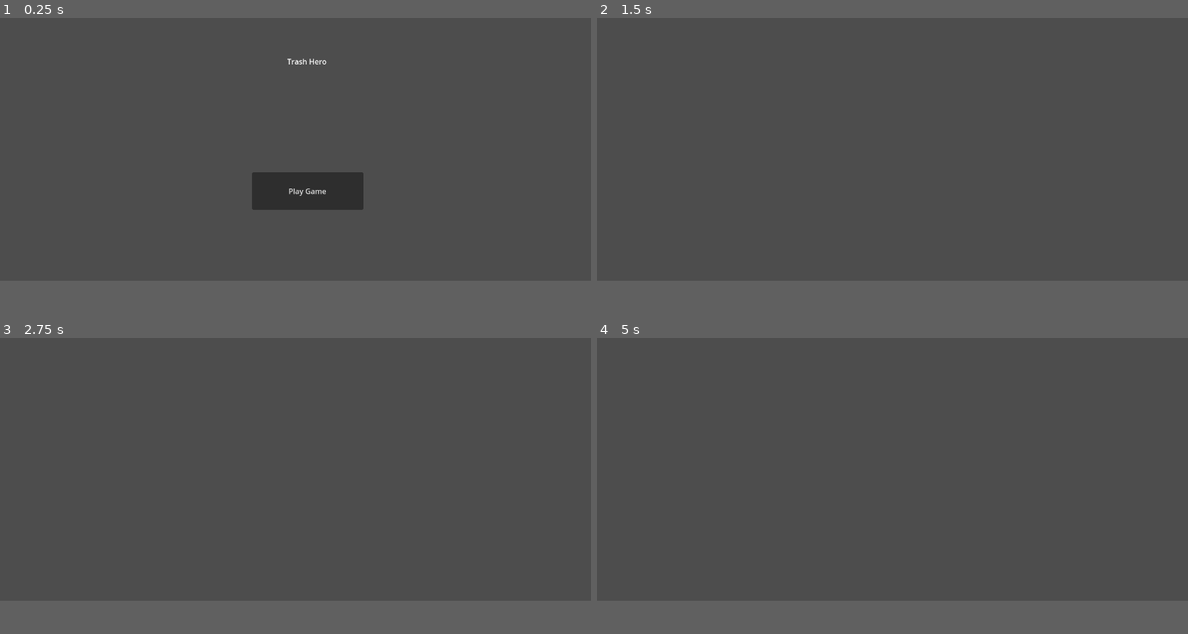
Above: before the commit, frames 1-4 (two rows, left to right).
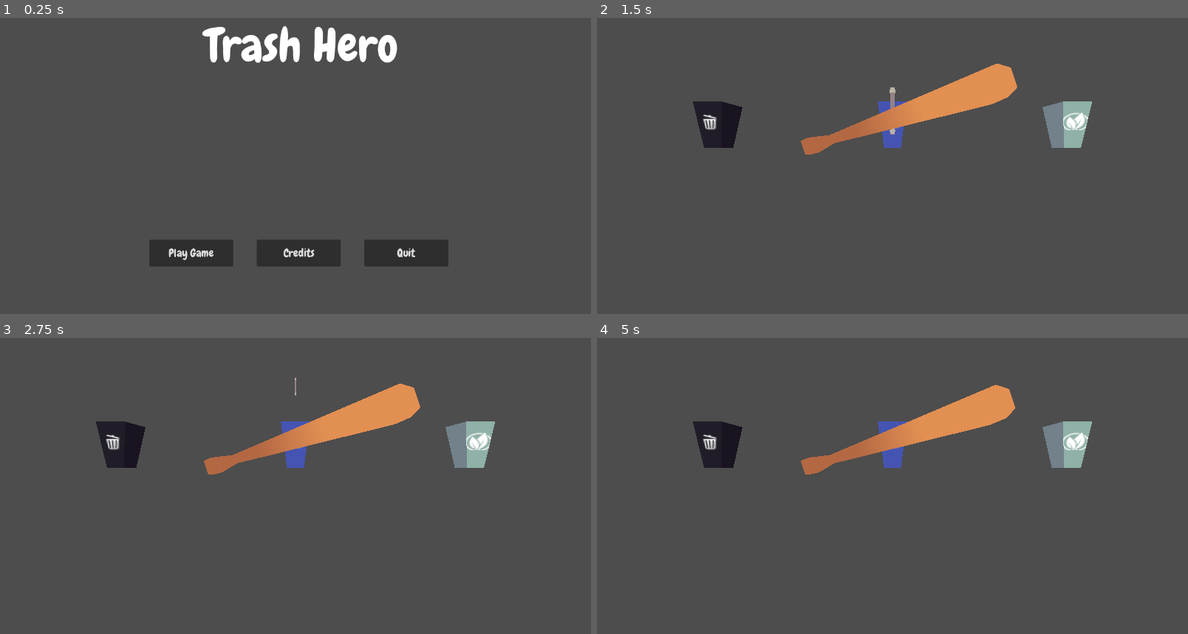
Above: after the commit, the same moments.

Repository: Manas701/SVCGameJam
Game: Godot game, scene res://scenes/main menu.tscn
Same seed, same stepped clock (60 frames per second), same inputs: the game is played once before the commit and once after it. This scene is started directly instead of the project's main scene.
Inputs (mouse positions are in pixels of both pictures, inside the frame that each line leads up to):
- Up to frame 1 (0.25 s): no input
- Up to frame 2 (1.5 s): click "Play Game" (after the commit: "Credits") at 0.5 s; click (786, 225) at 1.25 s, where only the run after the commit has a clickable "Play Game"
- Up to frame 3 (2.75 s): tap Enter at 2 s; hold Space (swing) from 2.03 s (still down)
- Up to frame 4 (5 s): release Space (swing) at 2.78 s; tap Space (swing) at 2.85, 4.35 s; hold Space (swing) 3.53-4.28 s
In our replay, the window is 800x405 before the commit and 800x450 after it. These sizes can differ from the game's own. Grey fills any space a smaller window leaves; there, only what the larger window draws over its background counts as a difference.

The runs differ from the first frame. In frame 1, 8.0% of the frame differs, in the area x 25-76%, y 2-84%; in frame 2, 5.3%; in frame 3, 5.3%; in frame 4, 5.2%.

Commit message:
fonts, main menu

Diff:
--- a/assets/scripts/startButton.gd
+++ b/assets/scripts/startButton.gd
@@ -4,4 +4,4 @@
 # Called when the node enters the scene tree for the first time.
 
 func _on_pressed():
-	get_tree().change_scene_to_file("res://scenes/main.tscn")
+	get_tree().change_scene_to_file("res://scenes/manasScene.tscn")
--- a/project.godot
+++ b/project.godot
@@ -18,6 +18,7 @@
 [display]
 
 window/size/viewport_width=1280
+window/size/viewport_height=720
 
 [input]
 
--- a/scenes/andrewScene.tscn
+++ /dev/null
@@ -1,31 +0,0 @@
-[gd_scene load_steps=7 format=3 uid="uid://dn0f5hple32ht"]
-
-[ext_resource type="PackedScene" uid="uid://dmsyawi4g6mgw" path="res://scenes/main menu.tscn" id="2_h07u2"]
-[ext_resource type="Script" path="res://assets/scripts/startButton.gd" id="2_rtv6w"]
-[ext_resource type="PackedScene" uid="uid://blrsu6t7na4pf" path="res://prefabs/bin_compost.tscn" id="3_flcgy"]
-
-[sub_resource type="ProceduralSkyMaterial" id="ProceduralSkyMaterial_5lfbw"]
-
-[sub_resource type="Sky" id="Sky_fn5y6"]
-sky_material = SubResource("ProceduralSkyMaterial_5lfbw")
-
-[sub_resource type="Environment" id="Environment_jd2x6"]
-background_mode = 2
-sky = SubResource("Sky_fn5y6")
-
-[node name="Node3D" type="Node3D"]
-
-[node name="Camera3D" type="Camera3D" parent="."]
-
-[node name="WorldEnvironment" type="WorldEnvironment" parent="."]
-environment = SubResource("Environment_jd2x6")
-
-[node name="Camera3D" type="Camera3D" parent="WorldEnvironment"]
-
-[node name="CanvasLayer" type="CanvasLayer" parent="."]
-
-[node name="Control" parent="CanvasLayer" instance=ExtResource("2_h07u2")]
-script = ExtResource("2_rtv6w")
-
-[node name="Bin_Compost" parent="." instance=ExtResource("3_flcgy")]
-transform = Transform3D(1, 0, 0, 0, 1, 0, 0, 0, 1, 0.131283, 0, -2.73551)
--- a/scenes/main menu.tscn
+++ b/scenes/main menu.tscn
@@ -1,6 +1,7 @@
-[gd_scene load_steps=2 format=3 uid="uid://dmsyawi4g6mgw"]
+[gd_scene load_steps=3 format=3 uid="uid://dmsyawi4g6mgw"]
 
 [ext_resource type="Script" path="res://assets/scripts/startButton.gd" id="1_jfpvg"]
+[ext_resource type="FontFile" uid="uid://brlxgerq8nwag" path="res://assets/fonts/Chewy-Regular.ttf" id="1_qjs83"]
 
 [node name="Control" type="Control"]
 layout_mode = 3
@@ -12,19 +13,45 @@
 
 [node name="Title" type="Label" parent="."]
 layout_mode = 0
-offset_left = 622.0
-offset_top = 161.0
-offset_right = 708.0
-offset_bottom = 187.0
+offset_left = 443.0
+offset_top = 74.0
+offset_right = 862.0
+offset_bottom = 206.0
+theme_override_fonts/font = ExtResource("1_qjs83")
+theme_override_font_sizes/font_size = 100
 text = "Trash Hero"
 
 [node name="startButton" type="Button" parent="."]
 layout_mode = 0
-offset_left = 546.0
-offset_top = 413.0
-offset_right = 787.0
-offset_bottom = 494.0
+offset_left = 323.0
+offset_top = 559.0
+offset_right = 505.0
+offset_bottom = 617.0
+theme_override_fonts/font = ExtResource("1_qjs83")
+theme_override_font_sizes/font_size = 24
 text = "Play Game"
 script = ExtResource("1_jfpvg")
 
+[node name="startButton2" type="Button" parent="."]
+layout_mode = 0
+offset_left = 789.0
+offset_top = 559.0
+offset_right = 971.0
+offset_bottom = 617.0
+theme_override_fonts/font = ExtResource("1_qjs83")
+theme_override_font_sizes/font_size = 24
+text = "Quit"
+
+[node name="startButton3" type="Button" parent="."]
+layout_mode = 0
+offset_left = 556.0
+offset_top = 559.0
+offset_right = 738.0
+offset_bottom = 617.0
+theme_override_fonts/font = ExtResource("1_qjs83")
+theme_override_font_sizes/font_size = 24
+text = "Credits"
+
 [connection signal="pressed" from="startButton" to="startButton" method="_on_pressed"]
+[connection signal="pressed" from="startButton2" to="startButton2" method="_on_pressed"]
+[connection signal="pressed" from="startButton3" to="startButton3" method="_on_pressed"]
--- /dev/null
+++ b/scenes/opening.tscn
@@ -0,0 +1,33 @@
+[gd_scene load_steps=8 format=3 uid="uid://dn0f5hple32ht"]
+
+[ext_resource type="PackedScene" uid="uid://dmsyawi4g6mgw" path="res://scenes/main menu.tscn" id="1_5bewx"]
+[ext_resource type="Script" path="res://assets/scripts/startButton.gd" id="2_3ouev"]
+[ext_resource type="PackedScene" uid="uid://blrsu6t7na4pf" path="res://prefabs/bin_compost.tscn" id="3_5x1yd"]
+[ext_resource type="PackedScene" path="res://prefabs/street_environment.tscn" id="4_bpn6e"]
+[ext_resource type="PackedScene" path="res://prefabs/world_environment.tscn" id="5_n1ork"]
+[ext_resource type="PackedScene" uid="uid://dcj2ftby2qt52" path="res://prefabs/bin_trash.tscn" id="6_y4mou"]
+[ext_resource type="PackedScene" uid="uid://e74xo05y6nei" path="res://prefabs/bin_recycle.tscn" id="7_pomkq"]
+
+[node name="Node3D" type="Node3D"]
+
+[node name="Camera3D" type="Camera3D" parent="."]
+transform = Transform3D(-4.36922e-08, -0.243615, 0.969872, 1.29675e-09, 0.969872, 0.243615, -1, 1.19017e-08, -4.20599e-08, 8.05268, 2.74171, 0)
+
+[node name="CanvasLayer" type="CanvasLayer" parent="."]
+
+[node name="Control" parent="CanvasLayer" instance=ExtResource("1_5bewx")]
+anchors_preset = -1
+script = ExtResource("2_3ouev")
+
+[node name="WorldEnvironment" parent="." instance=ExtResource("5_n1ork")]
+
+[node name="street_environment" parent="." instance=ExtResource("4_bpn6e")]
+
+[node name="Bin_Compost" parent="." instance=ExtResource("3_5x1yd")]
+transform = Transform3D(-8.74228e-08, 0, 2, 0, 2, 0, -2, 0, -8.74228e-08, 3.76752, 0, 2.14774)
+
+[node name="Bin_Recycle" parent="." instance=ExtResource("7_pomkq")]
+transform = Transform3D(-8.74228e-08, 0, 2, 0, 2, 0, -2, 0, -8.74228e-08, 3.768, 0, 0)
+
+[node name="Bin_Trash" parent="." instance=ExtResource("6_y4mou")]
+transform = Transform3D(-8.74228e-08, 0, 2, 0, 2, 0, -2, 0, -8.74228e-08, 3.768, 0, -2.148)
Binary file added: assets/fonts/Chewy-Regular.ttf
Not shown, added: assets/fonts/Chewy-Regular.ttf.import
